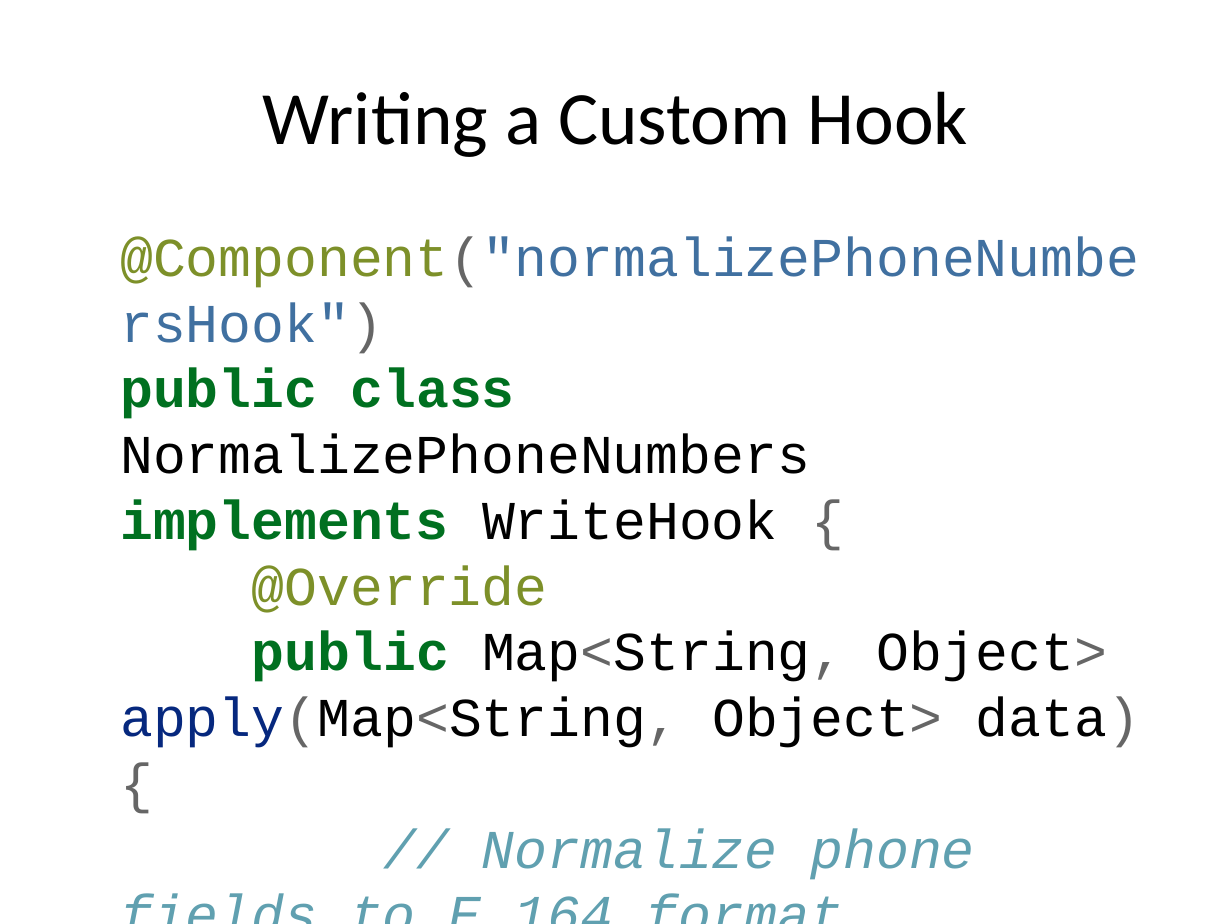
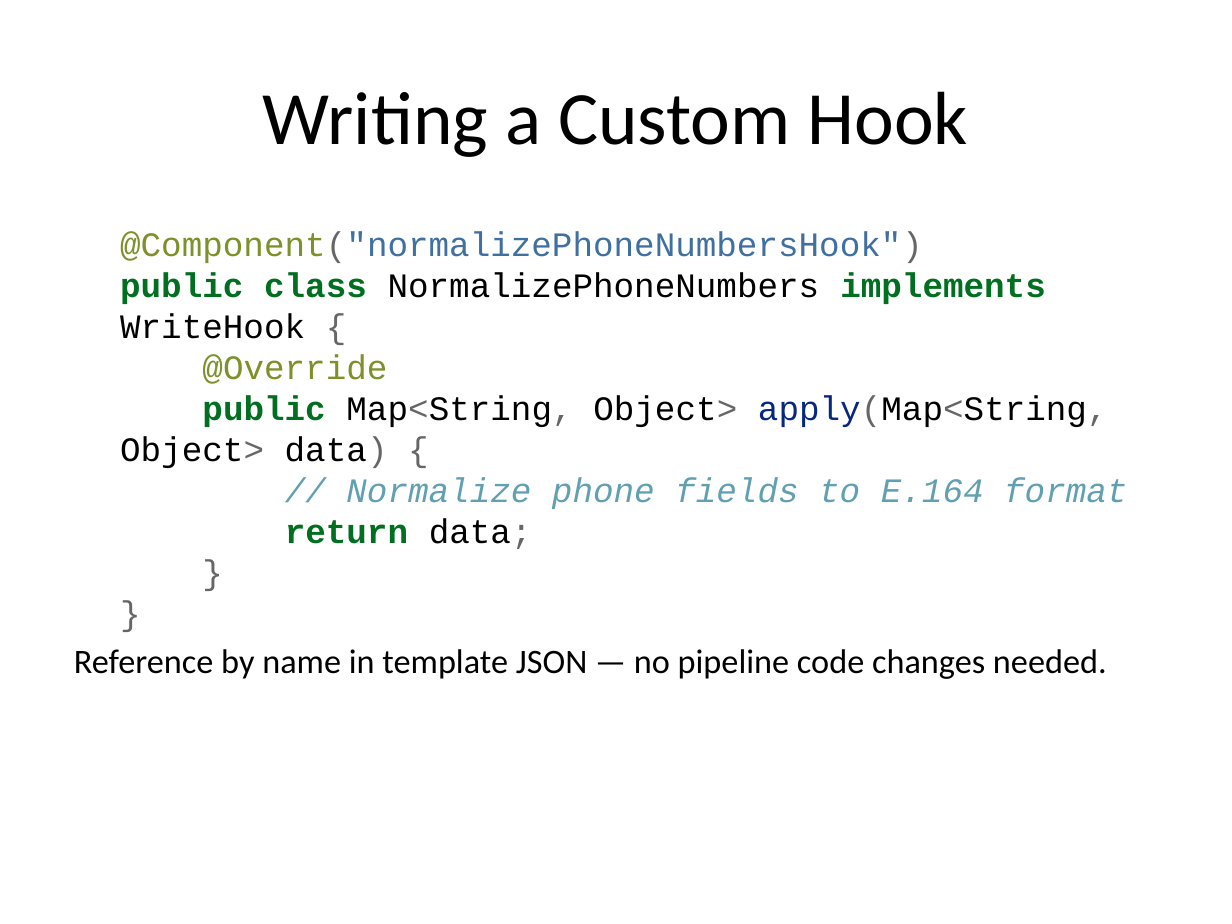
Before and after one commit to jphipps42/RJSF-POC, a slide deck: slide 17 of docs/TRANSFORMER_PIPELINE.pptx (slide 18 before the commit). Drawn at 1232x924 pixels with LibreOffice and Linux fonts; fonts in the diff are those of the drawing. Boxes give left, top, right and bottom in pixels: in the first picture for what was removed or moved away, otherwise in the second. Text is boxed around its words. In the diff, an @@ line names an element or a change of style, - is before the commit and + after.

```diff
--- a/docs/TRANSFORMER_PIPELINE.pptx
+++ b/docs/TRANSFORMER_PIPELINE.pptx
@@ text "@Component("normalizePhoneNumbersHook") public class Normali ..." at <box>74,231,1127,679</box>: size 32 to 20 pt; less space between paragraphs @@
```
Also in this commit, not shown: 8 other slides changed, 1 slide removed, 41 other files.
